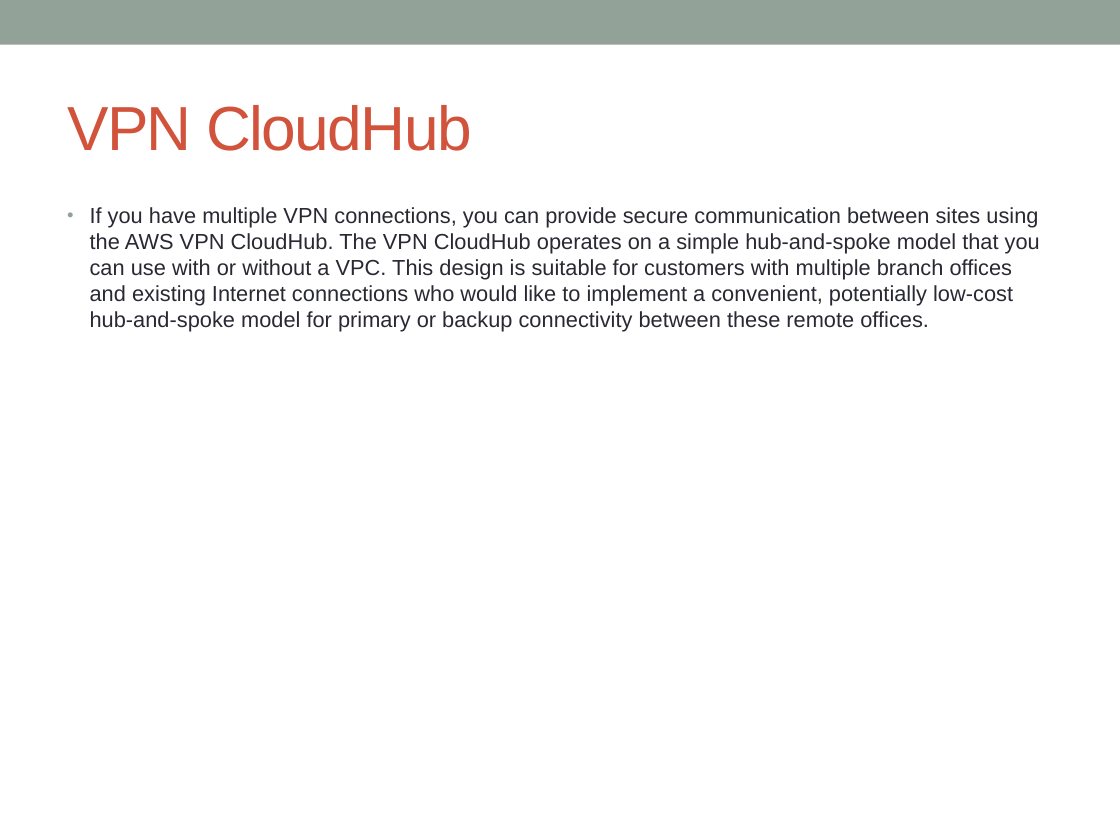
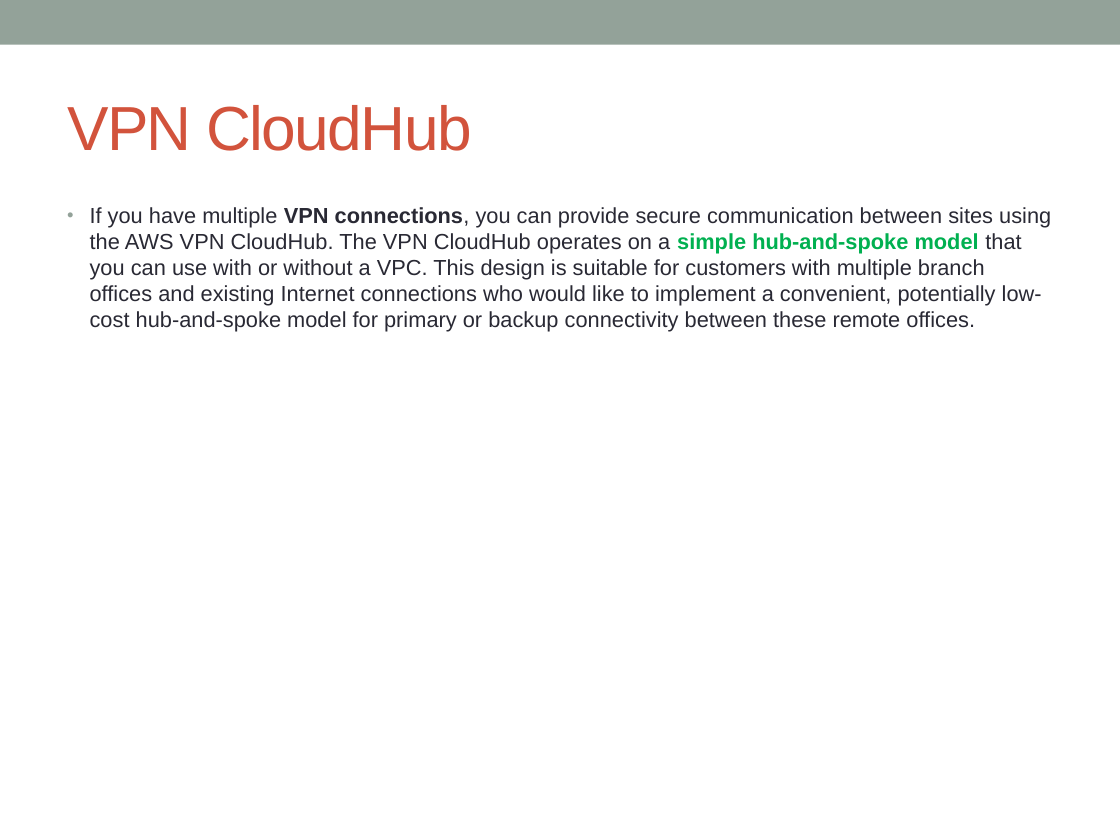
Before and after one commit to notionquest/ProjectDocumentation, a slide deck: slide 66 of AWS_Solution_Architect.pptx (slide 53 before the commit). Drawn at 1120x840 pixels with LibreOffice and Linux fonts; fonts in the diff are those of the drawing. Boxes give left, top, right and bottom in pixels: in the first picture for what was removed or moved away, otherwise in the second. Text is boxed around its words. In the diff, an @@ line names an element or a change of style, - is before the commit and + after.

```diff
--- a/AWS_Solution_Architect.pptx
+++ b/AWS_Solution_Architect.pptx
@@ text "If you have multiple VPN ..." at (90, 207, 1051, 332): text colour #292934 to #00B050 in "simple hub-and-spoke model"; bold on in "VPN connections, simple hub-and-spoke model" @@
```
Also in this commit, not shown: 9 other slides changed, 19 slides added.
